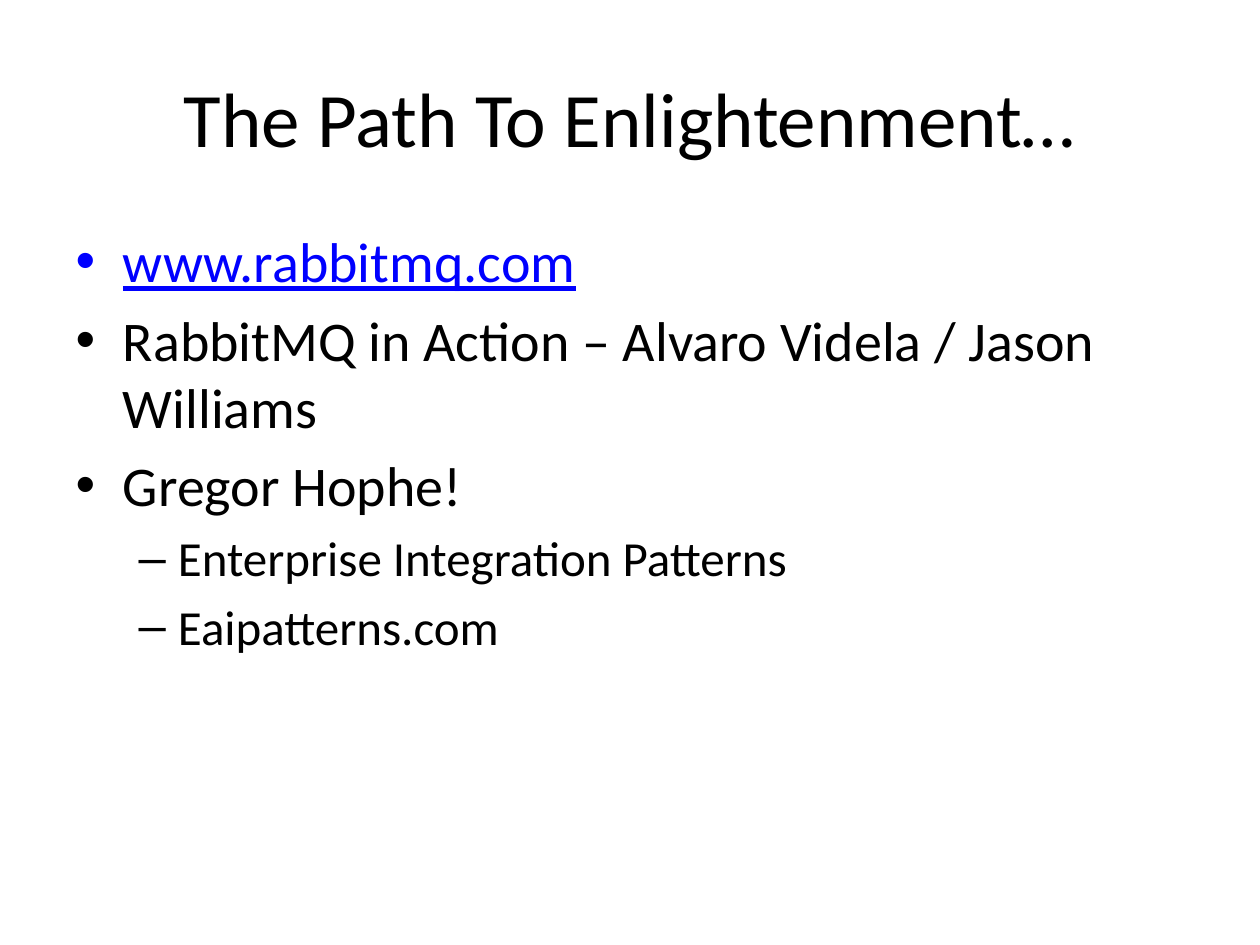
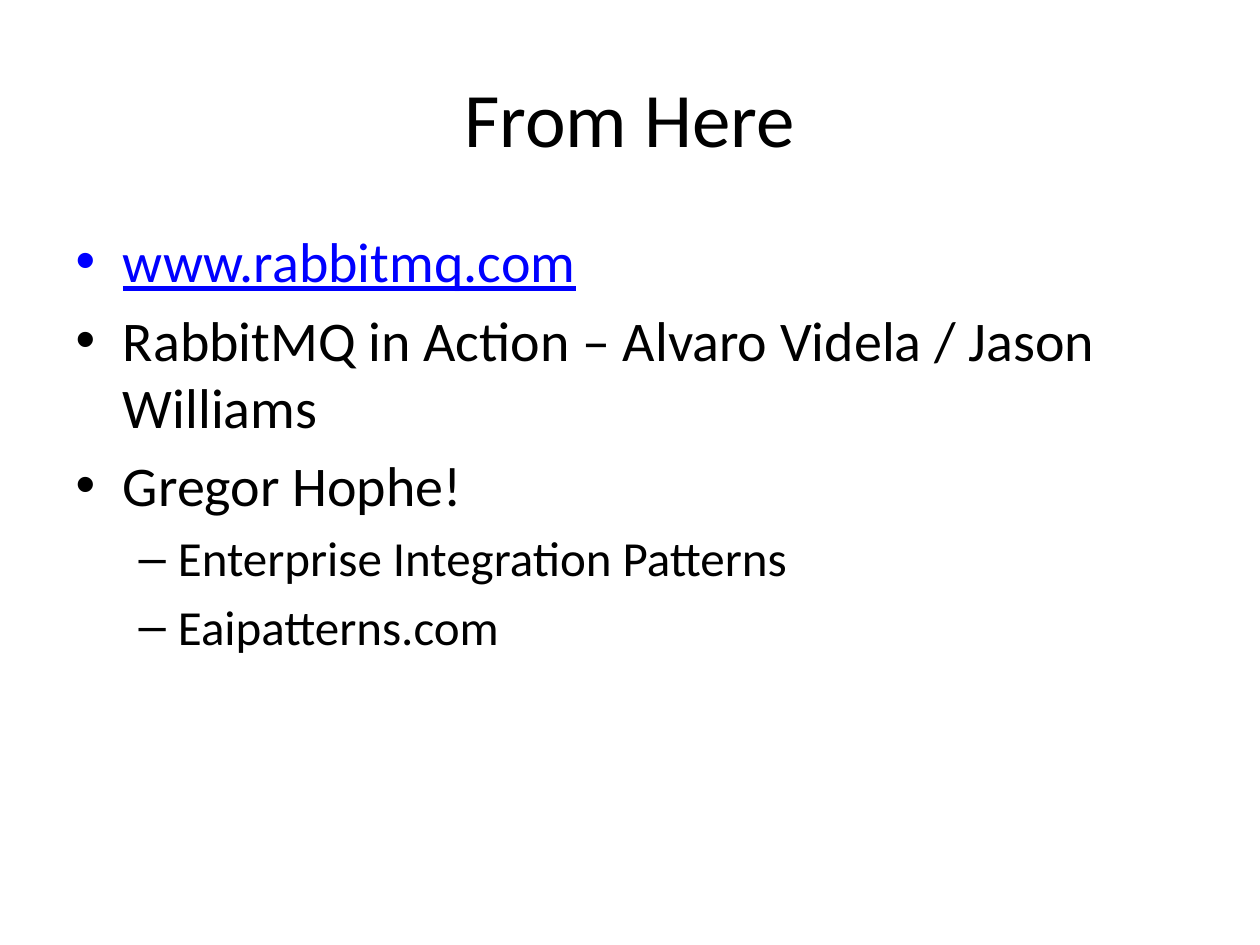
Before and after one commit to cl9p/rabbitmq-demos, a slide deck: slide 20 of Messaging Patterns.pptx. Drawn at 1260x945 pixels with LibreOffice and Linux fonts; fonts in the diff are those of the drawing. Boxes give left, top, right and bottom in pixels: in the first picture for what was removed or moved away, otherwise in the second. Text is boxed around its words. In the diff, an @@ line names an element or a change of style, - is before the commit and + after.

```diff
--- a/Messaging Patterns.pptx
+++ b/Messaging Patterns.pptx
@@ title at [464, 97, 795, 148]: text changed @@
-The Path To Enlightenment…
+From Here
```
Also in this commit, not shown: 5 other slides changed.
